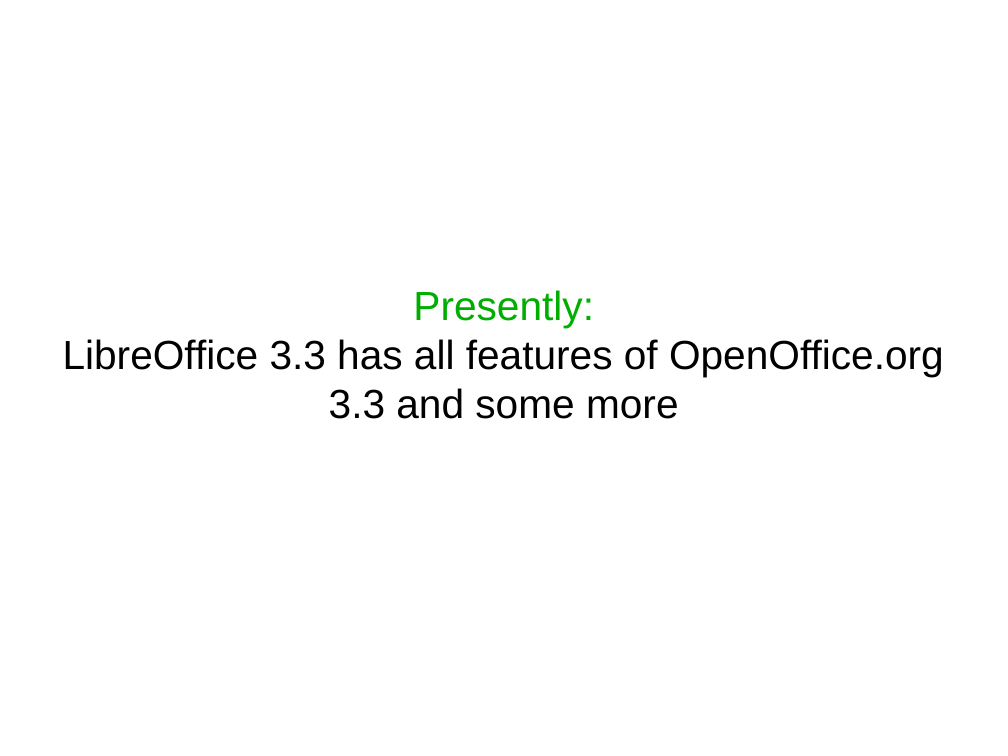
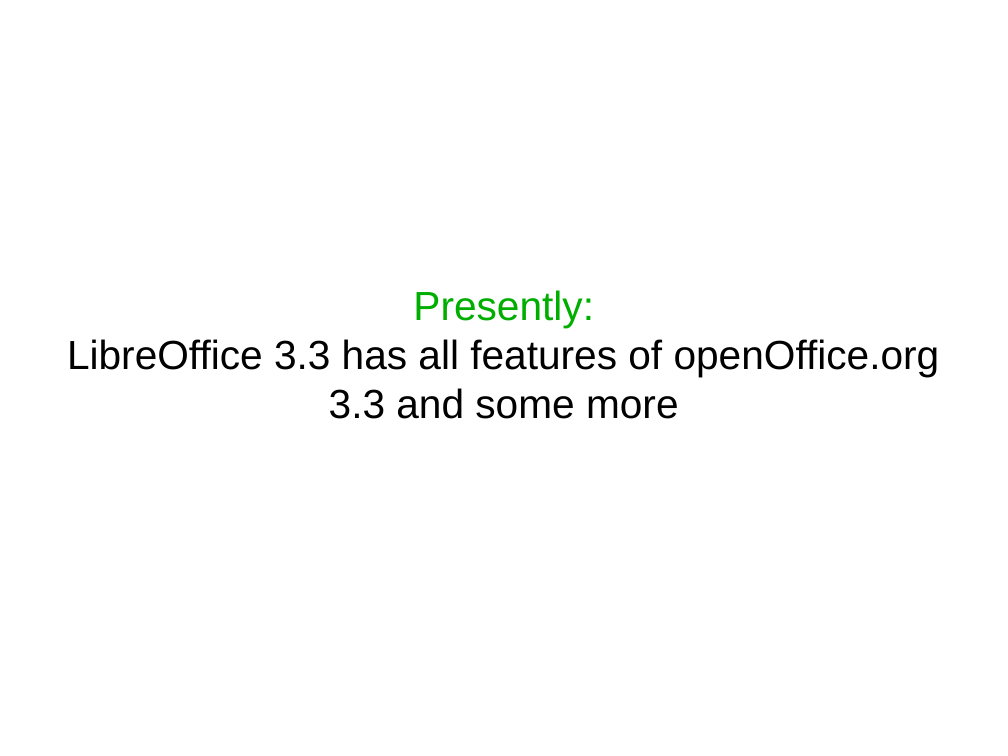
Before and after one commit to rebahozkoc/libreofficepythonmacros, a slide deck: slide 26 of impress_example.odp. Drawn at 1008x756 pixels with LibreOffice and Linux fonts; fonts in the diff are those of the drawing. Boxes give left, top, right and bottom in pixels: in the first picture for what was removed or moved away, otherwise in the second. Text is boxed around its words. In the diff, an @@ line names an element or a change of style, - is before the commit and + after.

```diff
--- a/impress_example.odp
+++ b/impress_example.odp
@@ subtitle at (x1=67, y1=339, x2=940, y2=419): text changed @@
-LibreOffice 3.3 has all features of OpenOffice.org 3.3 and some more
+LibreOffice 3.3 has all features of openOffice.org 3.3 and some more
```
Also in this commit, not shown: 12 other slides changed, 5 other files.
